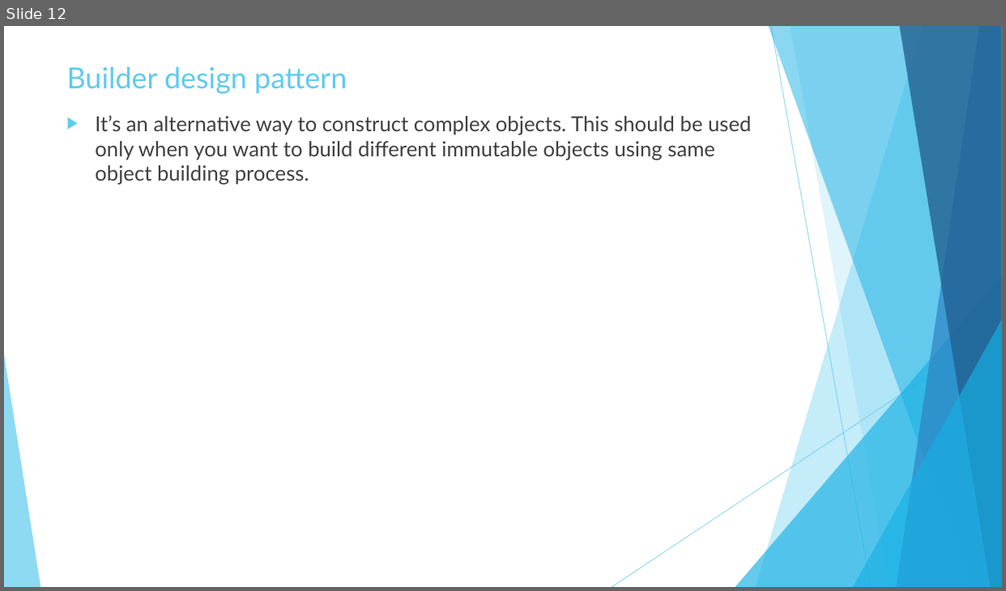
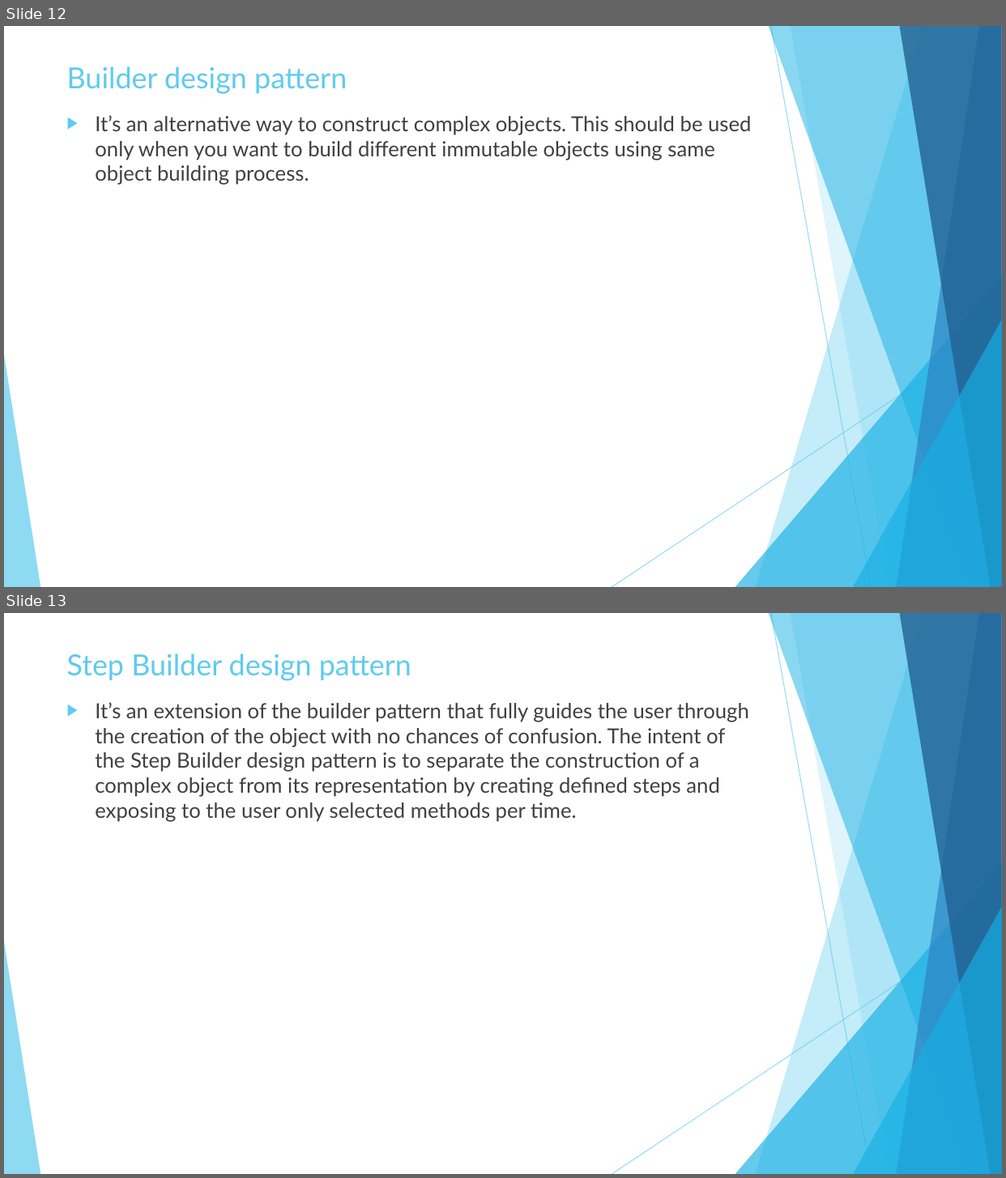
Before and after one commit to mikeescom/JavaDesignPatterns, a slide deck: Java Design Patterns.pptx. Shown one above the other, each under a label of ours: slide 12 before the commit, slides 12 and 13 after it. The pictures are 1006x591 and 1006x1178 pixels, drawn with LibreOffice and Linux fonts; fonts in the diff are those of the drawing. Boxes give left, top, right and bottom in pixels: in the first picture for what was removed or moved away, otherwise in the second. Text is boxed around its words. In the diff, an @@ line names an element or a change of style, - is before the commit and + after.

Commit message:
Add step buildern pattern

```diff
--- a/Java Design Patterns.pptx
+++ b/Java Design Patterns.pptx
@@ slide 13 added at box(4, 613, 1002, 1174), background #FFFFFF; not listed: 10 template elements that a slide beside it also shows @@
@@ title added at box(67, 653, 411, 681), 28 pt, text #5FCBEF @@
+Step Builder design pattern
@@ text added at box(95, 702, 749, 822), 20 pt, text #404040 @@
+▶ It’s an extension of the builder pattern that fully guides the user through the creation of the object with no chances of confusion. The intent of the Step Builder design pattern is to separate the construction of a complex object from its representation by creating defined steps and exposing to the user only selected methods per time.
```
Also in this commit, not shown: 7 other files.
